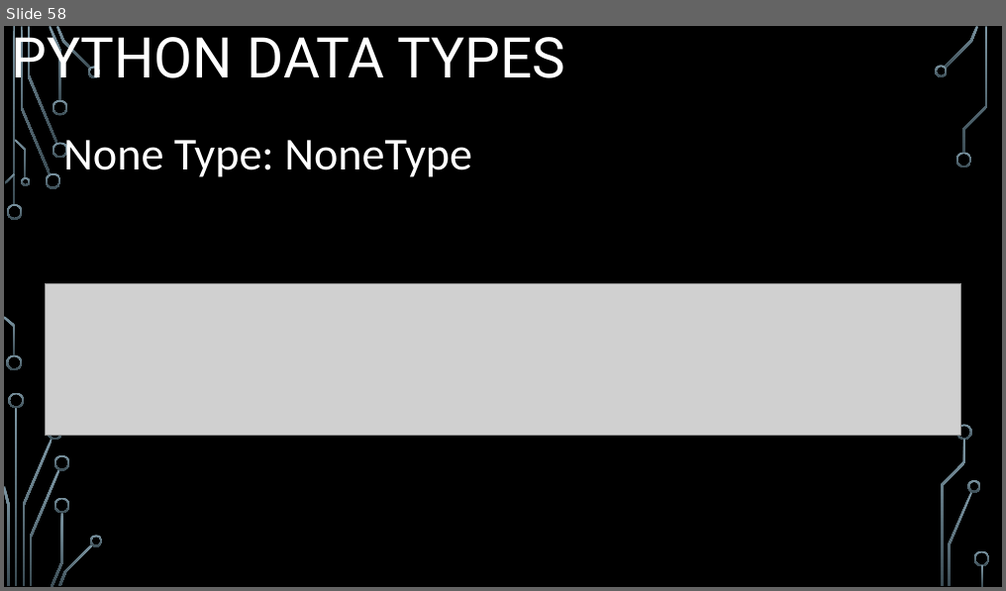
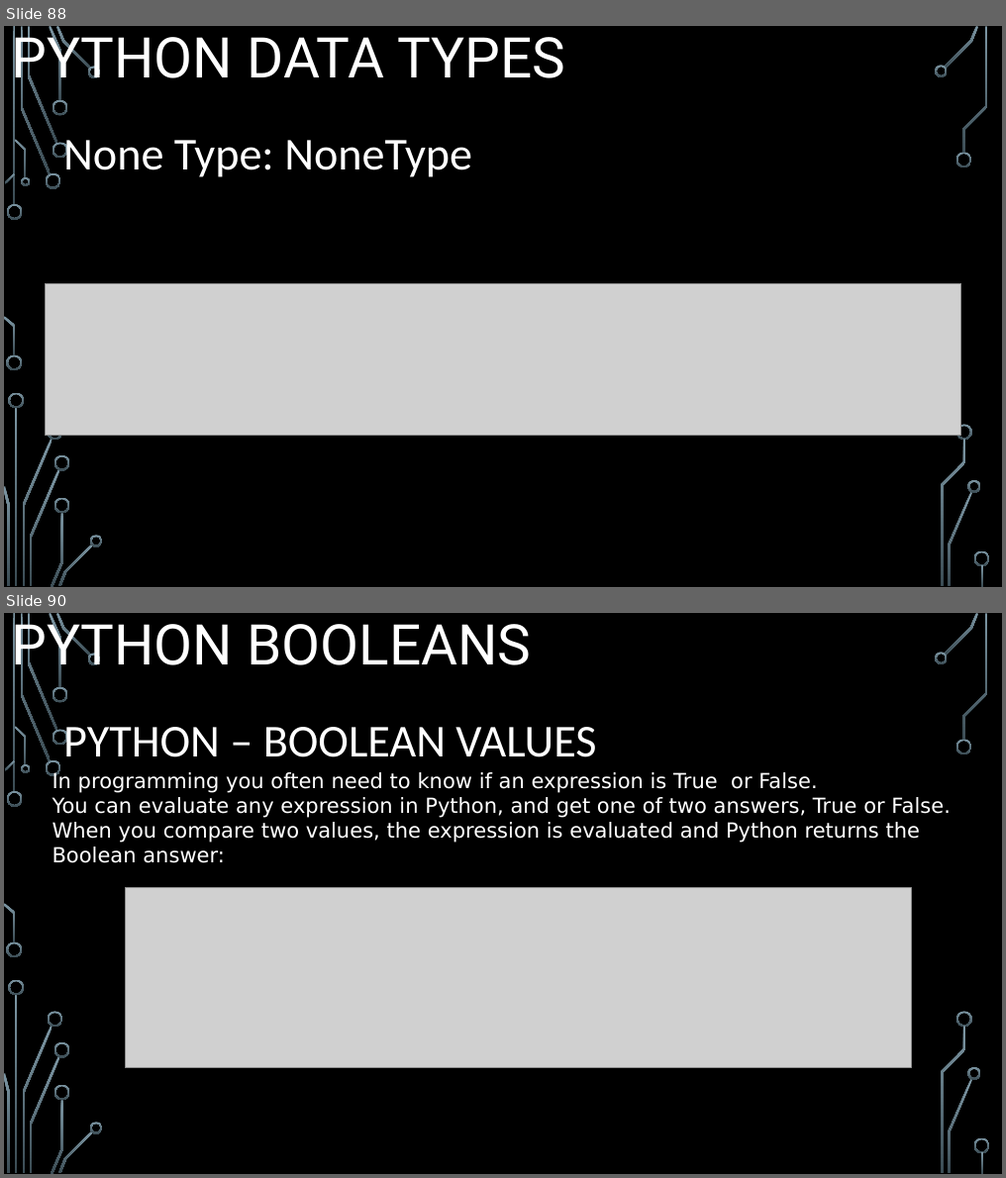
Before and after one commit to mjaypecjo/cs2022, a slide deck: python/4110E228_Report_Python.pptx. Shown one above the other, each under a label of ours: slide 58 before the commit, slides 88 and 90 after it; the slides between them are not shown. The pictures are 1006x591 and 1006x1178 pixels, drawn with LibreOffice and Linux fonts; fonts in the diff are those of the drawing; grey boxes stand for pictures; background and template pictures are left out. Boxes give left, top, right and bottom in pixels: in the first picture for what was removed or moved away, otherwise in the second. Text is boxed around its words. In the diff, an @@ line names an element or a change of style, - is before the commit and + after.

```diff
--- a/python/4110E228_Report_Python.pptx
+++ b/python/4110E228_Report_Python.pptx
@@ slide 90 added at box(4, 613, 1002, 1174), background picture (left out); not listed: 36 template elements that a slide beside it also shows @@
@@ title added at box(12, 613, 531, 678), 54 pt, text #FFFFFF @@
+PYTHON BOOLEANS
@@ text added at box(63, 727, 596, 758), 44 pt, text #FFFFFF @@
+PYTHON – BOOLEAN VALUES
@@ text added at box(53, 771, 949, 863), 20 pt, text #FFFFFF @@
+In programming you often need to know if an expression is True or False.
+You can evaluate any expression in Python, and get one of two answers, True or False.
+When you compare two values, the expression is evaluated and Python returns the Boolean answer:
@@ picture added at box(126, 888, 911, 1068) @@
@@ what was slide 58 is now slide 88 @@
```
Also in this commit, not shown: 44 other slides added.
